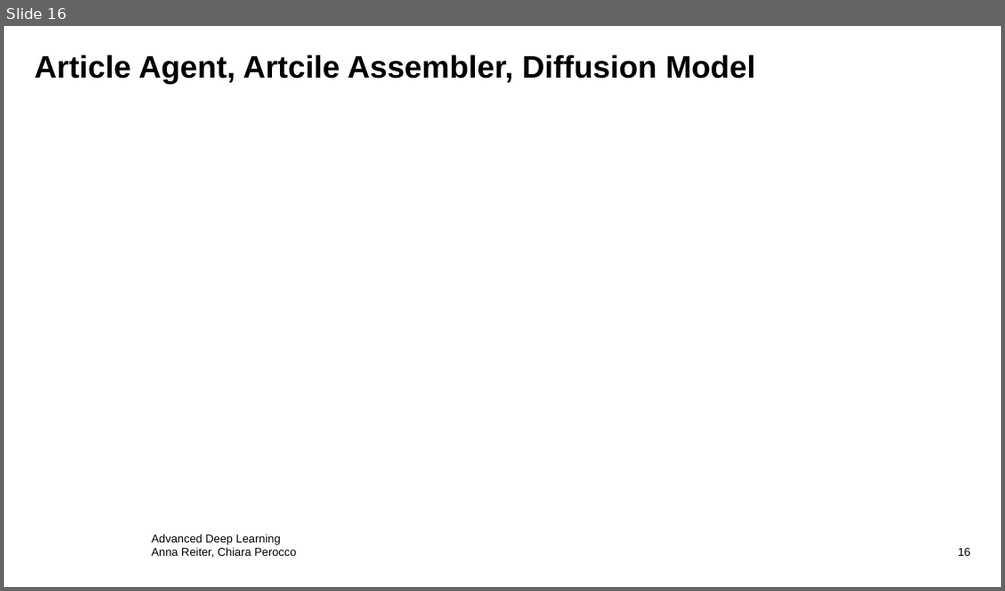
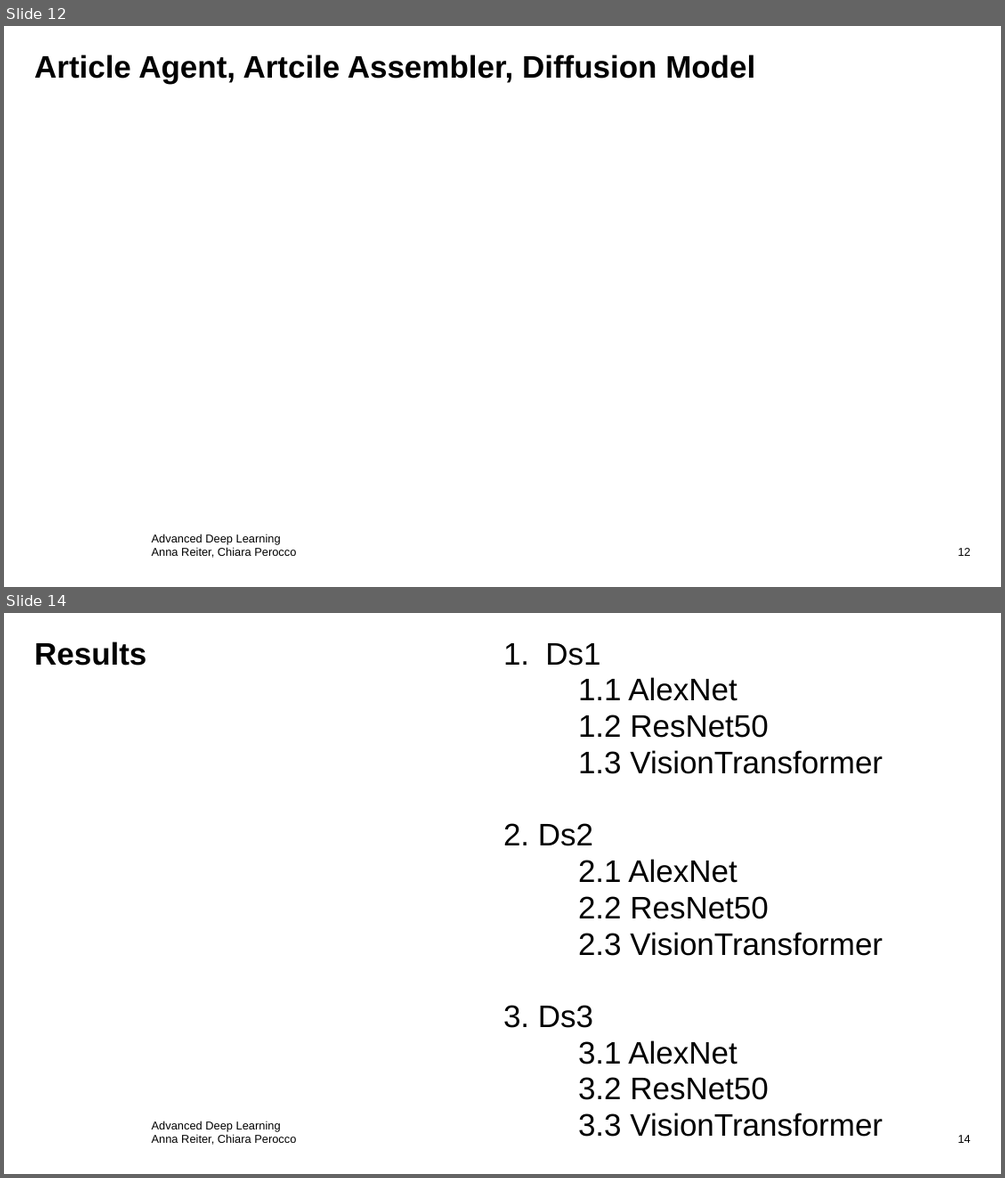
Before and after one commit to ChiaraPerocco/ADL-Project, a slide deck: pres.pptx. Shown one above the other, each under a label of ours: slide 16 before the commit, slides 12 and 14 after it; the slides between them are not shown. The pictures are 1005x591 and 1005x1178 pixels, drawn with LibreOffice and Linux fonts; fonts in the diff are those of the drawing; background and template pictures are left out. Boxes give left, top, right and bottom in pixels: in the first picture for what was removed or moved away, otherwise in the second. Text is boxed around its words. In the diff, an @@ line names an element or a change of style, - is before the commit and + after.

```diff
--- a/pres.pptx
+++ b/pres.pptx
@@ slide 14 added at box(4, 613, 1001, 1174), background #FFFFFF @@
@@ title added at box(34, 641, 146, 666), 30 pt, text #000000, bold @@
+Results
@@ text added at box(503, 643, 882, 1136), 30 pt, text #000000 @@
+1. Ds1
+1.1 AlexNet
+1.2 ResNet50
+1.3 VisionTransformer
+2. Ds2
+2.1 AlexNet
+2.2 ResNet50
+2.3 VisionTransformer
+3. Ds3
+3.1 AlexNet
+3.2 ResNet50
+3.3 VisionTransformer
@@ text added at box(152, 1134, 296, 1144), 11 pt, text #000000 @@
+Anna Reiter, Chiara Perocco
@@ text added at box(152, 1120, 281, 1132), 11 pt, text #000000 @@
+Advanced Deep Learning
@@ page number added at box(958, 1135, 971, 1143), 11 pt, text #000000 @@
+14
@@ what was slide 16 is now slide 12 @@
@@ page number at box(958, 548, 971, 556): text changed @@
-16
+12
```
Also in this commit, not shown: 6 slides changed, 12 other slides added.
